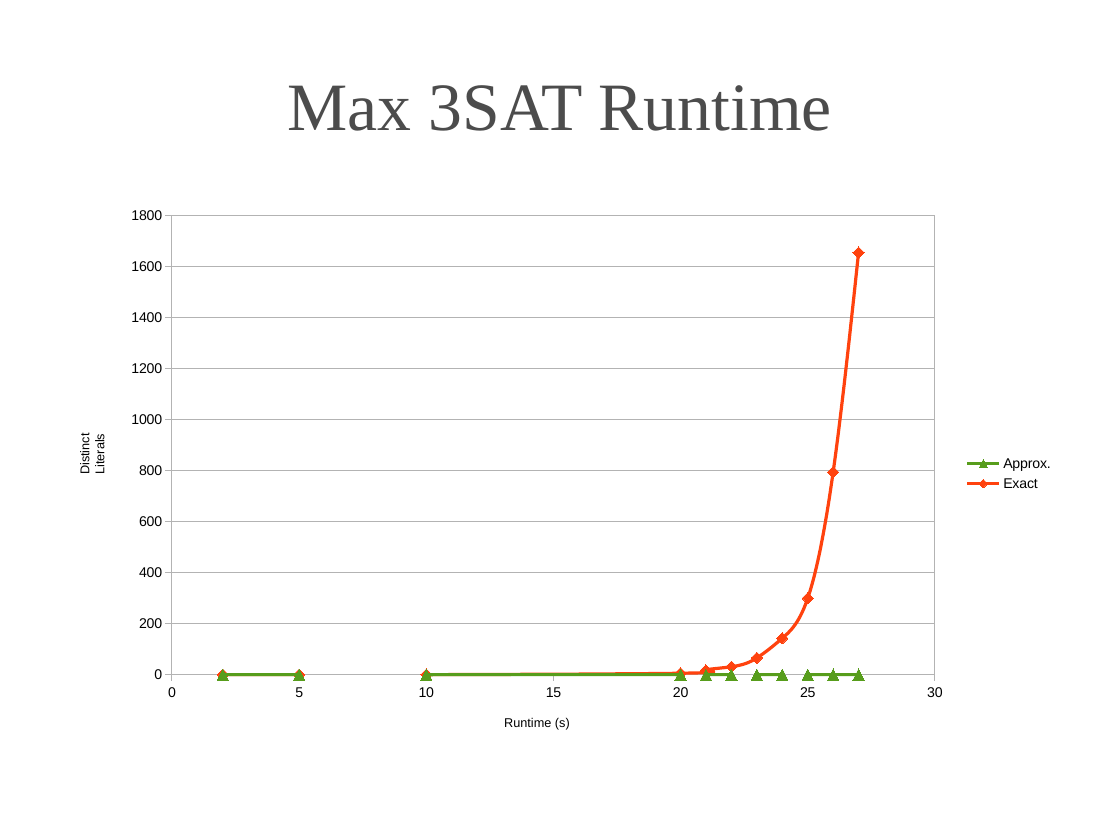
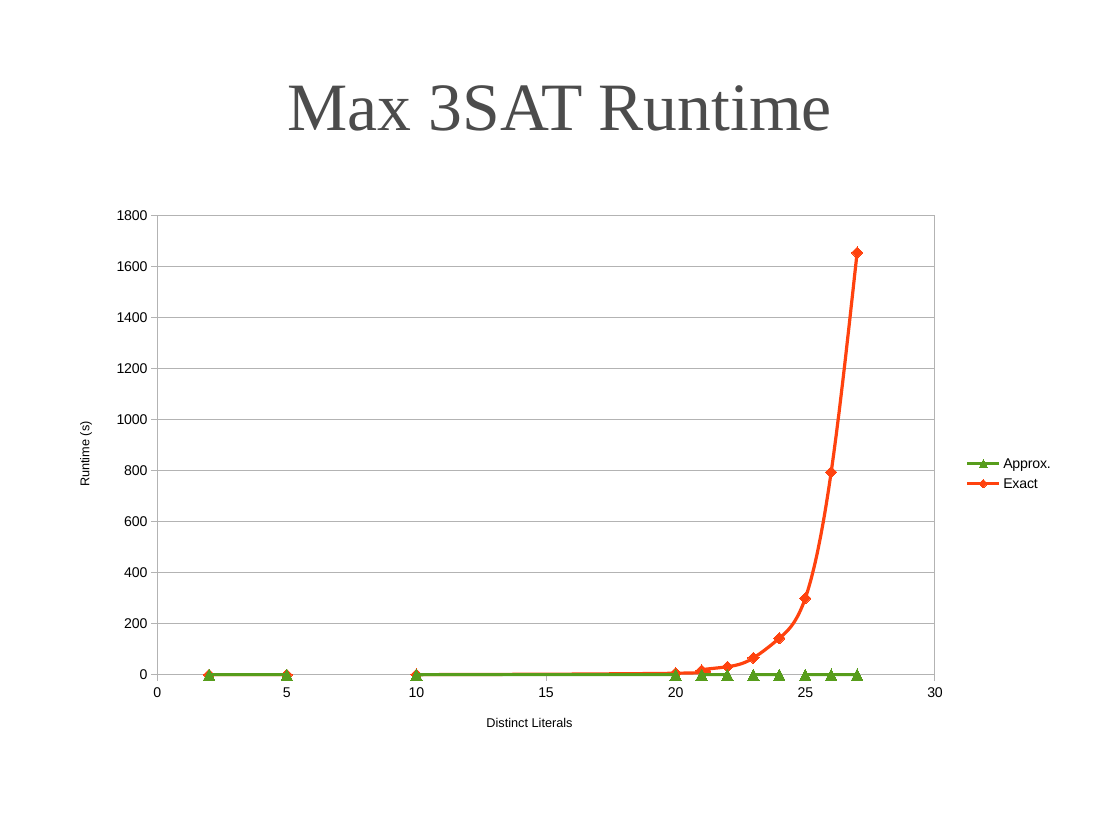
Before and after one commit to neuma2ag/np, a slide deck: slide 13 of np.odp. Drawn at 1120x840 pixels with LibreOffice and Linux fonts; fonts in the diff are those of the drawing; background and template pictures are left out. Boxes give left, top, right and bottom in pixels: in the first picture for what was removed or moved away, otherwise in the second. Text is boxed around its words. In the diff, an @@ line names an element or a change of style, - is before the commit and + after.

```diff
--- a/np.odp
+++ b/np.odp
@@ scatter smooth chart at bbox=[56, 196, 1064, 751] @@
@@ category axis title "Runtime (s)" to "Distinct Literals" @@
@@ value axis title "Distinct Literals" to "Runtime (s)" @@
```
Also in this commit, not shown: 3 other slides changed, 5 other files.
